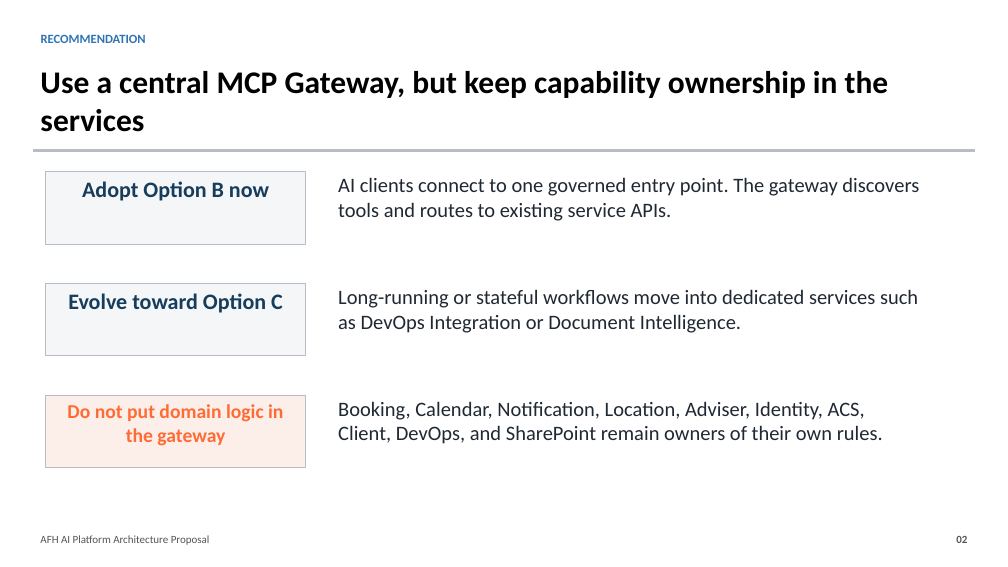
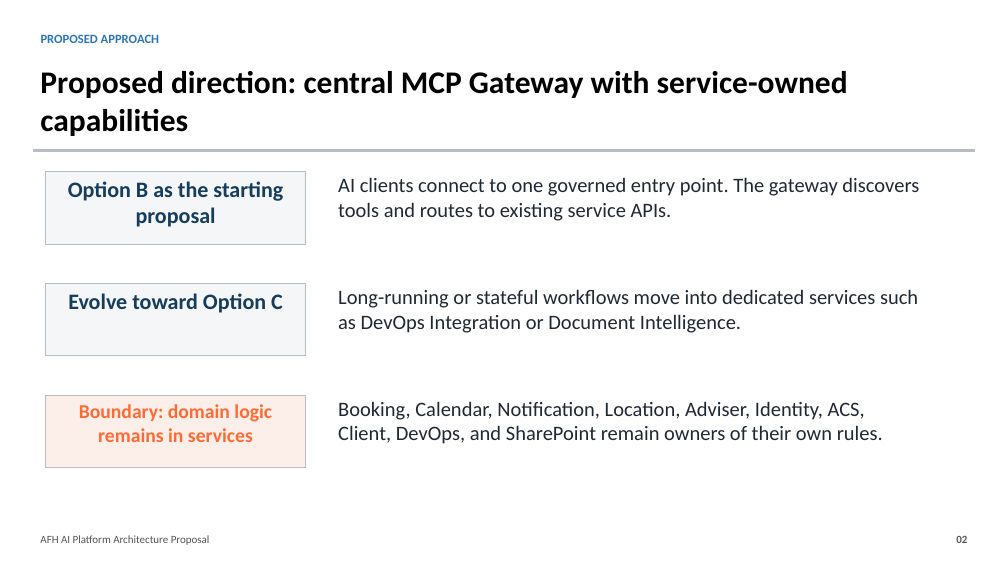
Before and after one commit to ikebotch/afh-booking-function-app, a slide deck: slide 2 of docs/AFH_AI_Platform_Architecture_Proposal.pptx. Drawn at 1008x567 pixels with LibreOffice and Linux fonts; fonts in the diff are those of the drawing. Boxes give left, top, right and bottom in pixels: in the first picture for what was removed or moved away, otherwise in the second. Text is boxed around its words. In the diff, an @@ line names an element or a change of style, - is before the commit and + after.

Commit message:
feat: Update AFH AI Platform Architecture Proposal documents

```diff
--- a/docs/AFH_AI_Platform_Architecture_Proposal.pptx
+++ b/docs/AFH_AI_Platform_Architecture_Proposal.pptx
@@ text at (41, 34, 159, 43): text changed @@
-RECOMMENDATION
+PROPOSED APPROACH
@@ text at (40, 71, 848, 136): text changed @@
-Use a central MCP Gateway, but keep capability ownership in the services
+Proposed direction: central MCP Gateway with service-owned capabilities
@@ text in rectangle at (68, 181, 283, 227): text changed @@
-Adopt Option B now
+Option B as the starting proposal
@@ text in rectangle at (79, 404, 272, 442): text changed @@
-Do not put domain logic in the gateway
+Boundary: domain logic remains in services
```
Also in this commit, not shown: 11 other slides changed, 2 slides added, 1 other file.
